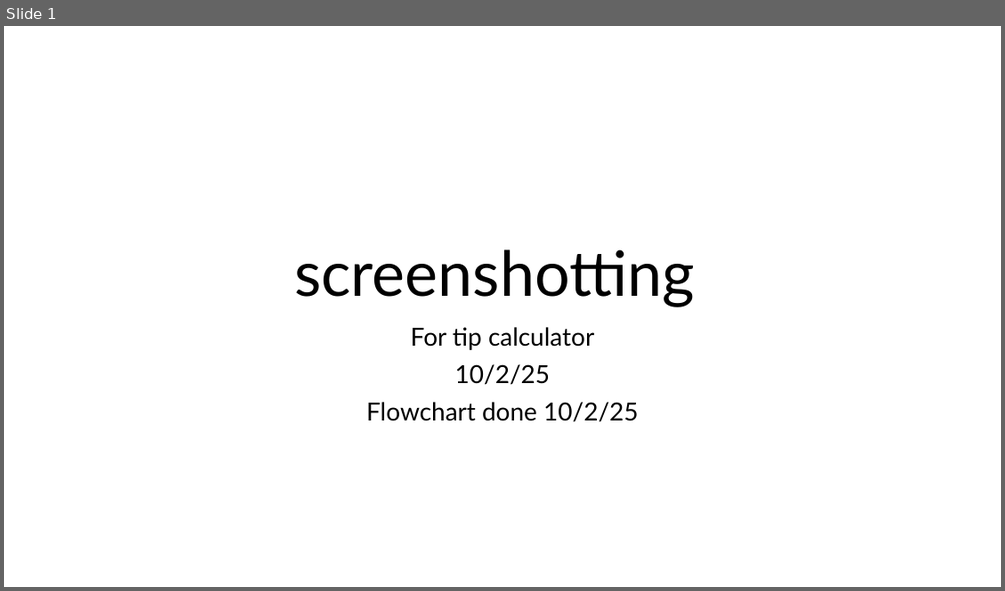
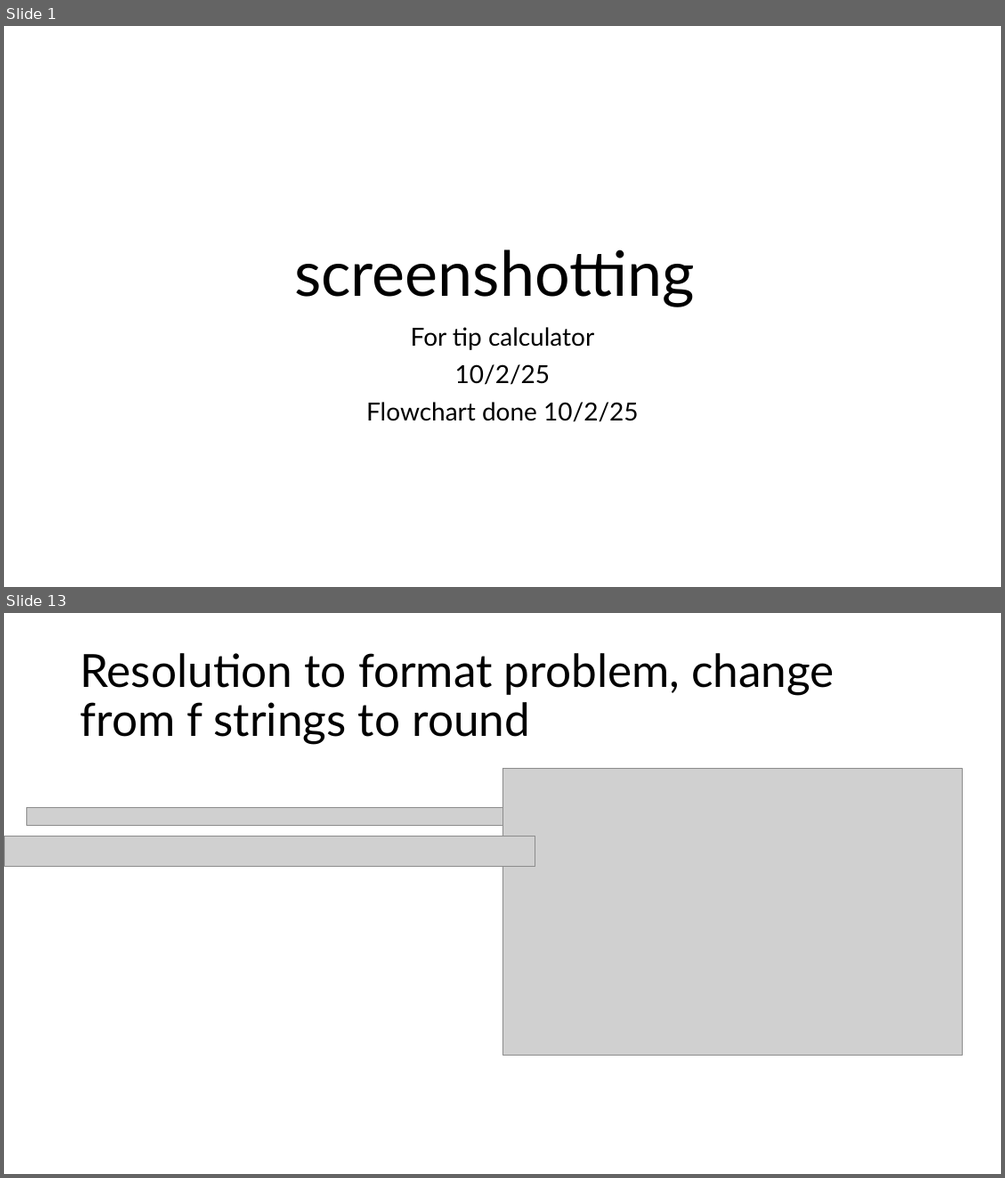
Before and after one commit to PengoPango/403IT_Programming_repos, a slide deck: 403_Programming/assignments/tipcalculatorprogress_screenshots.pptx. Shown one above the other, each under a label of ours: slide 1 before the commit, slides 1 and 13 after it; the slides between them are not shown. The pictures are 1005x591 and 1005x1178 pixels, drawn with LibreOffice and Linux fonts; fonts in the diff are those of the drawing; grey boxes stand for pictures. Boxes give left, top, right and bottom in pixels: in the first picture for what was removed or moved away, otherwise in the second. Text is boxed around its words. In the diff, an @@ line names an element or a change of style, - is before the commit and + after.

```diff
--- a/403_Programming/assignments/tipcalculatorprogress_screenshots.pptx
+++ b/403_Programming/assignments/tipcalculatorprogress_screenshots.pptx
@@ slide 13 added at box(4, 613, 1001, 1174), background #FFFFFF @@
@@ title added at box(80, 653, 834, 745), 44 pt, text #000000 @@
+Resolution to format problem, change from f strings to round
@@ picture added at box(502, 768, 963, 1054) @@
@@ picture added at box(27, 807, 513, 825) @@
@@ picture added at box(4, 835, 534, 867) @@
```
Also in this commit, not shown: 16 other slides added, 1 slide removed, 2 other files.
